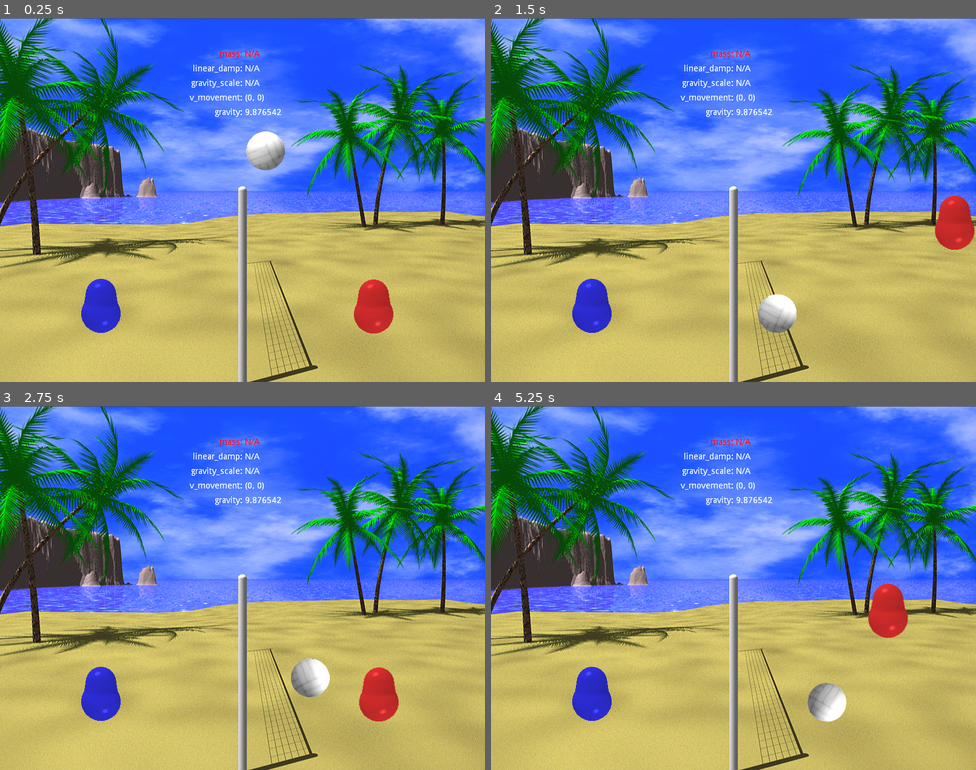
Above: before the commit, frames 1-4 (two rows, left to right).
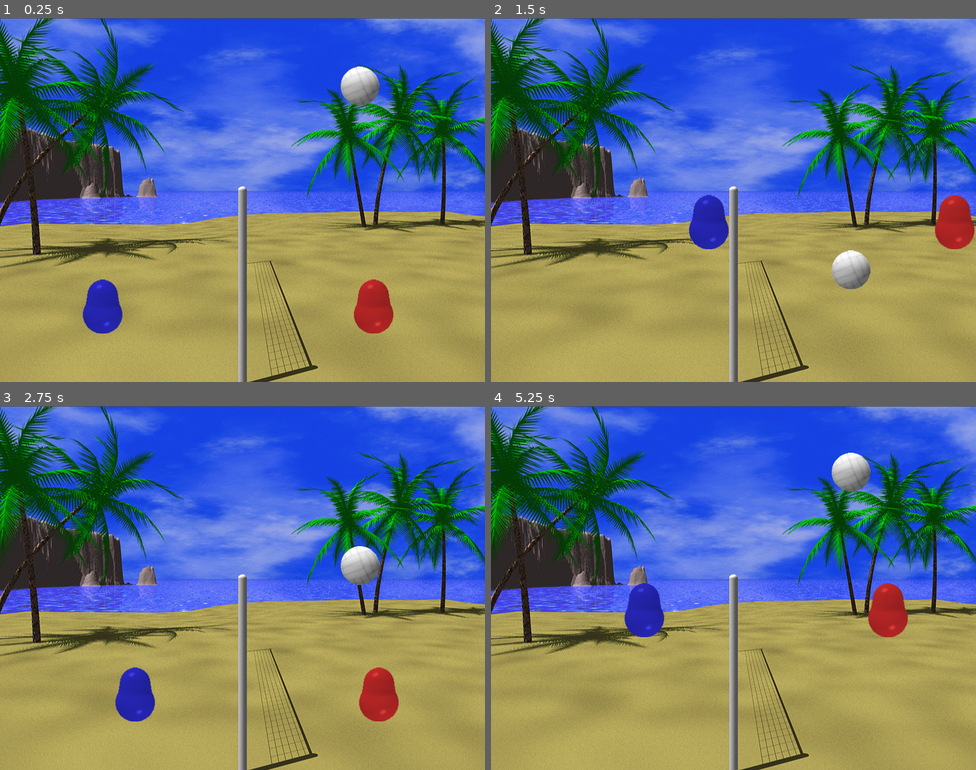
Above: after the commit, the same moments.

Repository: h4de5/BlobbyValley
Game: Godot game, scene res://game/main/main.tscn
Two runs of this game, one before a commit and one after it. Both use one fixed random seed, a clock stepped at 60 frames per second and the inputs below.
Inputs:
- Up to frame 1 (0.25 s): no input
- Up to frame 2 (1.5 s): tap Enter at 0.5 s; hold Right (ui_right) from 0.53 s (still down); tap Up (ui_up) at 0.77 s
- Up to frame 3 (2.75 s): tap Up (ui_up) at 1.52 s; release Right (ui_right) at 2.03 s; hold Left (ui_left) from 2.03 s (still down)
- Up to frame 4 (5.25 s): release Left (ui_left) at 2.78 s; hold Right (ui_right) 2.78-4.28 s; tap Up (ui_up) at 3.02, 3.77, 4.52 s; hold Left (ui_left) 4.28-5.03 s; hold Right (ui_right) from 5.03 s (still down)

The runs differ from the first frame. In frame 1, 65% of the frame differs, in the area x 0-100%, y 0-100%; in frame 2, 66%; in frame 3, 65%; in frame 4, 66%.

Commit message:
Move images into art folder, make separate scenes, reset ball on floor hit

Diff:
--- /dev/null
+++ b/game/main/world.gd
@@ -0,0 +1,6 @@
+extends Node2D
+
+# Called when the node enters the scene tree for the first time.
+func _ready():
+	get_node("field/field_left").add_to_group("FLOOR")
+	get_node("field/field_right").add_to_group("FLOOR")
--- a/game/main/world.tscn
+++ b/game/main/world.tscn
@@ -1,20 +1,19 @@
-[gd_scene load_steps=20 format=2]
+[gd_scene load_steps=15 format=2]
 
-[ext_resource path="res://game/main/strand2.png" type="Texture" id=1]
-[ext_resource path="res://game/objects/pole.png" type="Texture" id=2]
-[ext_resource path="res://game/objects/lighttexture.png" type="Texture" id=3]
-[ext_resource path="res://game/player/ball.gd" type="Script" id=4]
-[ext_resource path="res://game/objects/ball01.png" type="Texture" id=5]
-[ext_resource path="res://game/player/0b.png" type="Texture" id=6]
-[ext_resource path="res://game/player/player.gd" type="Script" id=7]
-[ext_resource path="res://game/player/0r.png" type="Texture" id=8]
-[ext_resource path="res://game/player/movement_setter.tscn" type="PackedScene" id=9]
+[ext_resource path="res://game/main/world.gd" type="Script" id=1]
+[ext_resource path="res://art/strand2.png" type="Texture" id=2]
+[ext_resource path="res://art/pole.png" type="Texture" id=3]
+[ext_resource path="res://art/lighttexture.png" type="Texture" id=4]
+[ext_resource path="res://game/objects/ball.tscn" type="PackedScene" id=5]
+[ext_resource path="res://game/player/player.tscn" type="PackedScene" id=6]
+[ext_resource path="res://art/0b.png" type="Texture" id=7]
+[ext_resource path="res://game/player/movement_setter.tscn" type="PackedScene" id=8]
 
 [sub_resource type="OccluderPolygon2D" id=1]
 polygon = PoolVector2Array( 6.59473, -156.414, -0.115662, -160.563, -6.48578, -156.176, -6.43112, 162.626, 6.64935, 162.626 )
 
 [sub_resource type="RectangleShape2D" id=2]
-extents = Vector2( 400, 40.2907 )
+extents = Vector2( 199.718, 40.2907 )
 
 [sub_resource type="RectangleShape2D" id=3]
 extents = Vector2( 400, 5 )
@@ -29,52 +28,48 @@
 radius = 7.0
 height = 340.0
 
-[sub_resource type="PhysicsMaterial" id=7]
-friction = 0.5
-bounce = 0.6
-
-[sub_resource type="CircleShape2D" id=8]
-radius = 32.116
-
-[sub_resource type="OccluderPolygon2D" id=9]
-polygon = PoolVector2Array( 13.5638, -29.7336, 24.2404, -21.3217, 30.3876, -8.05684, 31.6817, 6.50218, 26.1816, 16.8553, 16.7992, 27.5319, 3.85782, 31.7378, -11.9953, 28.826, -24.2896, 20.0906, -30.4367, 9.41397, -31.0838, -6.43916, -26.5543, -17.4393, -17.8189, -26.8218, -9.40704, -31.6748, 2.24014, -31.9983 )
-
-[sub_resource type="CapsuleShape2D" id=10]
-radius = 29.9584
-height = 28.4127
-
 [node name="world" type="Node2D"]
+script = ExtResource( 1 )
 
 [node name="background" type="Node2D" parent="."]
 
 [node name="beach" type="Sprite" parent="background"]
 light_mask = 3
 position = Vector2( 400, 300.599 )
-texture = ExtResource( 1 )
+texture = ExtResource( 2 )
 
 [node name="pole" type="Sprite" parent="background"]
-editor/display_folded = true
 position = Vector2( 400, 439 )
-texture = ExtResource( 2 )
+texture = ExtResource( 3 )
 
 [node name="LightOccluder2D" type="LightOccluder2D" parent="background/pole"]
+visible = false
 show_behind_parent = true
 position = Vector2( 0, -1 )
 occluder = SubResource( 1 )
 
 [node name="sun" type="Light2D" parent="background"]
+visible = false
 position = Vector2( 6.11639, -102.101 )
-texture = ExtResource( 3 )
+texture = ExtResource( 4 )
 texture_scale = 7.0
 energy = 0.5
 shadow_enabled = true
-shadow_item_cull_mask = 2
+shadow_color = Color( 0.027451, 0.243137, 0.533333, 0 )
+shadow_item_cull_mask = 0
 
 [node name="field" type="StaticBody2D" parent="."]
-editor/display_folded = true
 
-[node name="floor" type="CollisionShape2D" parent="field"]
-position = Vector2( 400, 560 )
+[node name="field_left" type="StaticBody2D" parent="field"]
+
+[node name="floor_left" type="CollisionShape2D" parent="field/field_left"]
+position = Vector2( 200.781, 560.452 )
+shape = SubResource( 2 )
+
+[node name="field_right" type="StaticBody2D" parent="field"]
+
+[node name="floor_right" type="CollisionShape2D" parent="field/field_right"]
+position = Vector2( 596.781, 560.452 )
 shape = SubResource( 2 )
 
 [node name="ceiling" type="CollisionShape2D" parent="field"]
@@ -93,45 +88,23 @@
 position = Vector2( 400, 453 )
 shape = SubResource( 6 )
 
-[node name="ball" type="RigidBody2D" parent="."]
-position = Vector2( 438.294, 211.588 )
-input_pickable = true
-physics_material_override = SubResource( 7 )
-gravity_scale = 3.0
-continuous_cd = 2
-contacts_reported = 5
-contact_monitor = true
-script = ExtResource( 4 )
+[node name="ball" parent="." instance=ExtResource( 5 )]
+position = Vector2( 593.824, 104.806 )
 
-[node name="CollisionShape2D" type="CollisionShape2D" parent="ball"]
-shape = SubResource( 8 )
+[node name="player-blue" parent="." instance=ExtResource( 6 )]
+editor/display_folded = true
+position = Vector2( 169.318, 474.346 )
 
-[node name="Sprite" type="Sprite" parent="ball"]
-editor/display_folded = true
-position = Vector2( 0, -1 )
-texture = ExtResource( 5 )
+[node name="Sprite" parent="player-blue" index="1"]
+texture = ExtResource( 7 )
 
-[node name="LightOccluder2D" type="LightOccluder2D" parent="ball/Sprite"]
-show_behind_parent = true
-occluder = SubResource( 9 )
+[node name="player-red" parent="." instance=ExtResource( 6 )]
 
-[node name="player-blue" type="KinematicBody2D" parent="."]
-position = Vector2( 166.509, 474.346 )
+[node name="movement_setter" parent="." instance=ExtResource( 8 )]
+visible = false
+margin_left = 300.598
+margin_top = 72.4397
+margin_right = 500.598
+margin_bottom = 272.44
 
-[node name="CollisionShape2D" type="CollisionShape2D" parent="player-blue"]
-shape = SubResource( 10 )
-
-[node name="Sprite" type="Sprite" parent="player-blue"]
-texture = ExtResource( 6 )
-
-[node name="player-red" type="KinematicBody2D" parent="."]
-position = Vector2( 616.318, 474.346 )
-script = ExtResource( 7 )
-
-[node name="CollisionShape2D" type="CollisionShape2D" parent="player-red"]
-shape = SubResource( 10 )
-
-[node name="Sprite" type="Sprite" parent="player-red"]
-texture = ExtResource( 8 )
-
-[node name="movement_setter" parent="." instance=ExtResource( 9 )]
+[editable path="player-blue"]
--- /dev/null
+++ b/game/objects/ball.tscn
@@ -0,0 +1,36 @@
+[gd_scene load_steps=6 format=2]
+
+[ext_resource path="res://game/player/ball.gd" type="Script" id=1]
+[ext_resource path="res://art/ball01.png" type="Texture" id=2]
+
+[sub_resource type="PhysicsMaterial" id=1]
+friction = 0.5
+bounce = 0.6
+
+[sub_resource type="CircleShape2D" id=2]
+radius = 32.116
+
+[sub_resource type="OccluderPolygon2D" id=3]
+polygon = PoolVector2Array( 13.5638, -29.7336, 24.2404, -21.3217, 30.3876, -8.05684, 31.6817, 6.50218, 26.1816, 16.8553, 16.7992, 27.5319, 3.85782, 31.7378, -11.9953, 28.826, -24.2896, 20.0906, -30.4367, 9.41397, -31.0838, -6.43916, -26.5543, -17.4393, -17.8189, -26.8218, -9.40704, -31.6748, 2.24014, -31.9983 )
+
+[node name="ball" type="RigidBody2D"]
+position = Vector2( 438.294, 211.588 )
+input_pickable = true
+physics_material_override = SubResource( 1 )
+gravity_scale = 3.0
+continuous_cd = 2
+contacts_reported = 4
+contact_monitor = true
+script = ExtResource( 1 )
+
+[node name="CollisionShape2D" type="CollisionShape2D" parent="."]
+shape = SubResource( 2 )
+
+[node name="Sprite" type="Sprite" parent="."]
+position = Vector2( 0, -1 )
+texture = ExtResource( 2 )
+
+[node name="LightOccluder2D" type="LightOccluder2D" parent="Sprite"]
+visible = false
+show_behind_parent = true
+occluder = SubResource( 3 )
--- a/game/player/ball.gd
+++ b/game/player/ball.gd
@@ -3,12 +3,28 @@
 
 var gravity = 1
 
+var start_position = Vector2()
+
 func _ready():
+	start_position = position;
 	add_to_group("BALL")
 
 func _physics_process(delta):
-	# move_and_slide(Vector2(0, gravity))
-	pass
+	if get_colliding_bodies():
+		var collisions = get_colliding_bodies()
+		for i in range(0, collisions.size()):
+			if collisions[i].is_in_group("FLOOR"):
+				new_game()
+			else:
+				print("something elese: ", collisions[i])
+
+func new_game():
+	print("New game")
+	position = start_position
+	linear_velocity = Vector2(0,0)
+	angular_velocity = 0
+
+
 
 func bounce(direction):
 	linear_velocity += direction.normalized() * 192.4
--- a/game/player/player.gd
+++ b/game/player/player.gd
@@ -4,7 +4,7 @@
 var v_movement = Vector2(0,0);
 var f_jump = 200
 var f_move = 200
-var gravity = 9.876542312
+var gravity = 9.81
 var linear_damping = 0.92
 
 var b_left = 0
@@ -38,7 +38,7 @@
 		for i in range(0, get_slide_count()):
 			var collision = get_slide_collision(i)
 			if collision.collider.is_in_group("BALL"):
-				print("collided with ball")
+#				print("collided with ball")
 				var ball = collision.collider
 				ball.bounce(- collision.normal)
 #			elif ! collision.collider is StaticBody2D:
@@ -47,7 +47,8 @@
 ##				print("collided with wall")
 #				pass
 			else:
-				print("collided with: ", collision.collider)
+#				print("collided with: ", collision.collider)
+				pass
 
 	b_up +=  gravity
 
--- /dev/null
+++ b/game/player/player.tscn
@@ -0,0 +1,18 @@
+[gd_scene load_steps=4 format=2]
+
+[ext_resource path="res://game/player/player.gd" type="Script" id=1]
+[ext_resource path="res://art/0r.png" type="Texture" id=2]
+
+[sub_resource type="CapsuleShape2D" id=10]
+radius = 29.9584
+height = 28.4127
+
+[node name="player-red" type="KinematicBody2D"]
+position = Vector2( 616.318, 474.346 )
+script = ExtResource( 1 )
+
+[node name="CollisionShape2D" type="CollisionShape2D" parent="."]
+shape = SubResource( 10 )
+
+[node name="Sprite" type="Sprite" parent="."]
+texture = ExtResource( 2 )
Renamed: game/player/0b.png -> art/0b.png
Not shown, changed: art/0b.png.import
Renamed: game/player/0r.png -> art/0r.png
Not shown, changed: art/0r.png.import
Renamed: game/player/1b.png -> art/1b.png
Not shown, changed: art/1b.png.import
Renamed: game/player/1r.png -> art/1r.png
Not shown, changed: art/1r.png.import
Renamed: game/player/2b.png -> art/2b.png
Not shown, changed: art/2b.png.import
Renamed: game/player/2r.png -> art/2r.png
Not shown, changed: art/2r.png.import
(and 20 more such lines)
